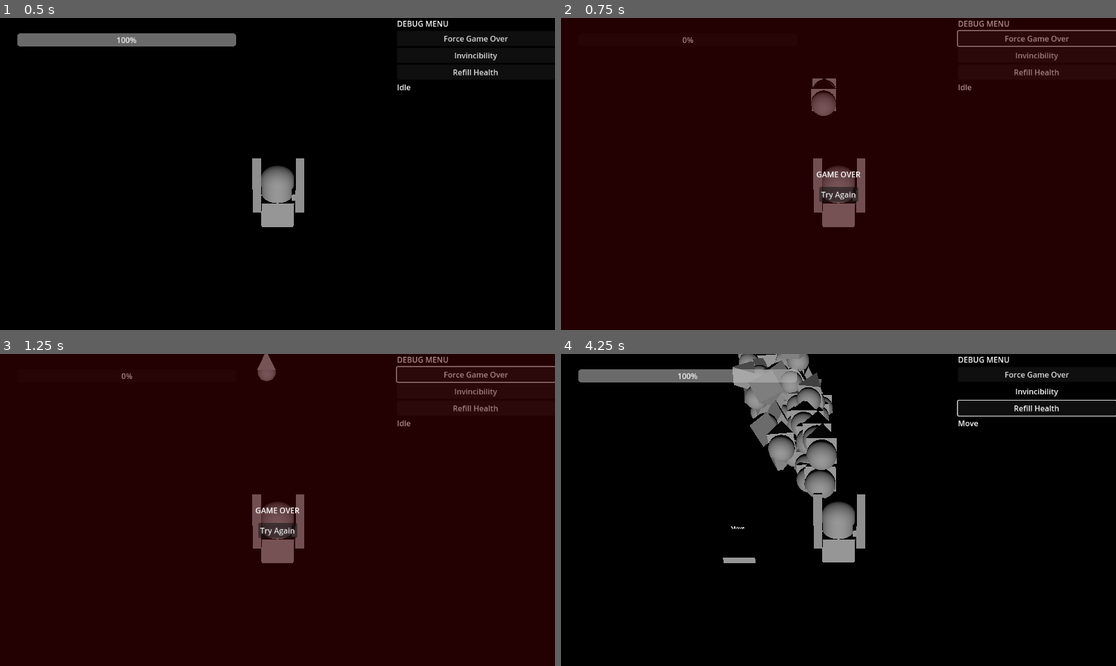
Above: before the commit, frames 1-4 (two rows, left to right).
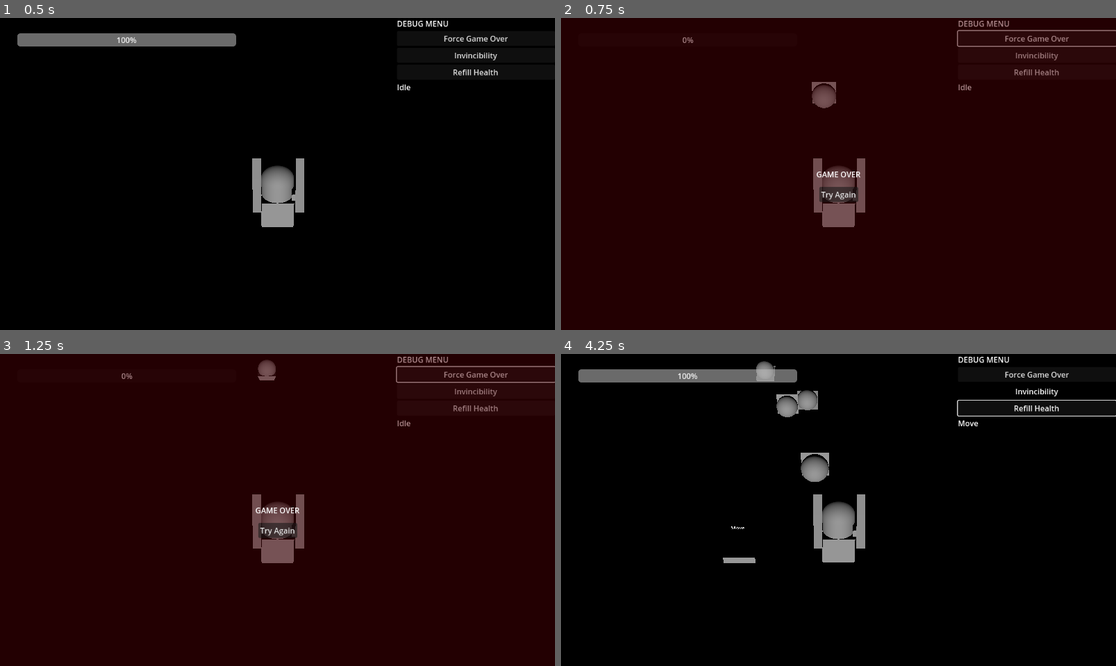
Above: after the commit, the same moments.

Repository: Boyquotes/Mech-Farmer
Game: Godot game, scene res://levels/debug.tscn
Two runs of this game, one before a commit and one after it. Both use one fixed random seed, a clock stepped at 60 frames per second and the inputs below.
Inputs (mouse positions are in pixels of both pictures, inside the frame that each line leads up to):
- Up to frame 1 (0.5 s): no input
- Up to frame 2 (0.75 s): click "Force Game Over" at 0.5 s
- Up to frame 3 (1.25 s): no input
- Up to frame 4 (4.25 s): click "Try Again" at 1.25 s; click "Invincibility" at 2 s; click "Refill Health" at 2.75 s; move the mouse to (960, 494) at 3.52 s; press the mouse at (960, 494) at 3.53 s; hold D (move_right) from 3.53 s (still down); right-click (960, 494) at 3.8 s

Frame 1 is identical in both runs. In frame 2, 0.3% of the frame differs, in the area x 45-50%, y 19-32%; in frame 3, less than 0.1%; in frame 4, 4.5%, in the area x 30-50%, y 0-47%.

Commit message:
updated deadzones, and added fire rate

Diff:
--- a/prefabs/characters/player.tscn
+++ b/prefabs/characters/player.tscn
@@ -71,7 +71,9 @@
 [node name="Idle" type="Node" parent="States"]
 script = ExtResource("2_7yaib")
 projectile_scene = ExtResource("3_1sbsc")
+projectile_speed = null
 
 [node name="Move" type="Node" parent="States"]
 script = ExtResource("3_oi43o")
 projectile_scene = ExtResource("3_1sbsc")
+projectile_speed = null
--- a/prefabs/characters/primary_weapons/debug_cannon.tscn
+++ b/prefabs/characters/primary_weapons/debug_cannon.tscn
@@ -15,3 +15,8 @@
 
 [node name="BulletSpawn" type="Node3D" parent="."]
 transform = Transform3D(1, 1.83036e-11, 0, 1.44382e-11, 1, -1.16415e-10, 1.16415e-10, 1.16415e-10, 1, -0.000822842, 0.000952959, -0.857732)
+
+[node name="FireRateTimer" type="Timer" parent="."]
+wait_time = 0.3
+
+[connection signal="timeout" from="FireRateTimer" to="." method="_on_timer_timeout"]
--- a/project.godot
+++ b/project.godot
@@ -18,37 +18,37 @@
 [input]
 
 move_forward={
-"deadzone": 0.5,
+"deadzone": 0.1,
 "events": [Object(InputEventKey,"resource_local_to_scene":false,"resource_name":"","device":0,"window_id":0,"alt_pressed":false,"shift_pressed":false,"ctrl_pressed":false,"meta_pressed":false,"pressed":false,"keycode":0,"physical_keycode":87,"key_label":0,"unicode":0,"echo":false,"script":null)
 , Object(InputEventJoypadMotion,"resource_local_to_scene":false,"resource_name":"","device":-1,"axis":1,"axis_value":-1.0,"script":null)
 ]
 }
 move_backward={
-"deadzone": 0.5,
+"deadzone": 0.1,
 "events": [Object(InputEventKey,"resource_local_to_scene":false,"resource_name":"","device":-1,"window_id":0,"alt_pressed":false,"shift_pressed":false,"ctrl_pressed":false,"meta_pressed":false,"pressed":false,"keycode":0,"physical_keycode":83,"key_label":0,"unicode":115,"echo":false,"script":null)
 , Object(InputEventJoypadMotion,"resource_local_to_scene":false,"resource_name":"","device":-1,"axis":1,"axis_value":1.0,"script":null)
 ]
 }
 move_left={
-"deadzone": 0.5,
+"deadzone": 0.1,
 "events": [Object(InputEventKey,"resource_local_to_scene":false,"resource_name":"","device":-1,"window_id":0,"alt_pressed":false,"shift_pressed":false,"ctrl_pressed":false,"meta_pressed":false,"pressed":false,"keycode":0,"physical_keycode":65,"key_label":0,"unicode":97,"echo":false,"script":null)
 , Object(InputEventJoypadMotion,"resource_local_to_scene":false,"resource_name":"","device":-1,"axis":0,"axis_value":-1.0,"script":null)
 ]
 }
 move_right={
-"deadzone": 0.5,
+"deadzone": 0.1,
 "events": [Object(InputEventKey,"resource_local_to_scene":false,"resource_name":"","device":-1,"window_id":0,"alt_pressed":false,"shift_pressed":false,"ctrl_pressed":false,"meta_pressed":false,"pressed":false,"keycode":0,"physical_keycode":68,"key_label":0,"unicode":100,"echo":false,"script":null)
 , Object(InputEventJoypadMotion,"resource_local_to_scene":false,"resource_name":"","device":-1,"axis":0,"axis_value":1.0,"script":null)
 ]
 }
 fire_1={
-"deadzone": 0.5,
+"deadzone": 0.1,
 "events": [Object(InputEventMouseButton,"resource_local_to_scene":false,"resource_name":"","device":-1,"window_id":0,"a …(241 unchanged characters)…
 , Object(InputEventJoypadMotion,"resource_local_to_scene":false,"resource_name":"","device":-1,"axis":5,"axis_value":1.0,"script":null)
 ]
 }
 fire_2={
-"deadzone": 0.5,
+"deadzone": 0.1,
 "events": [Object(InputEventMouseButton,"resource_local_to_scene":false,"resource_name":"","device":-1,"window_id":0,"a …(240 unchanged characters)…
 , Object(InputEventJoypadMotion,"resource_local_to_scene":false,"resource_name":"","device":-1,"axis":4,"axis_value":1.0,"script":null)
 ]
@@ -59,34 +59,34 @@
 ]
 }
 move_up={
-"deadzone": 0.5,
+"deadzone": 0.1,
 "events": [Object(InputEventKey,"resource_local_to_scene":false,"resource_name":"","device":0,"window_id":0,"alt_pressed":false,"shift_pressed":false,"ctrl_pressed":false,"meta_pressed":false,"pressed":false,"keycode":0,"physical_keycode":87,"key_label":0,"unicode":0,"echo":false,"script":null)
 , Object(InputEventJoypadMotion,"resource_local_to_scene":false,"resource_name":"","device":-1,"axis":1,"axis_value":-1.0,"script":null)
 ]
 }
 move_down={
-"deadzone": 0.5,
+"deadzone": 0.1,
 "events": [Object(InputEventKey,"resource_local_to_scene":false,"resource_name":"","device":-1,"window_id":0,"alt_pressed":false,"shift_pressed":false,"ctrl_pressed":false,"meta_pressed":false,"pressed":false,"keycode":0,"physical_keycode":83,"key_label":0,"unicode":115,"echo":false,"script":null)
 , Object(InputEventJoypadMotion,"resource_local_to_scene":false,"resource_name":"","device":-1,"axis":1,"axis_value":1.0,"script":null)
 ]
 }
 look_up={
-"deadzone": 0.5,
+"deadzone": 0.1,
 "events": [Object(InputEventJoypadMotion,"resource_local_to_scene":false,"resource_name":"","device":-1,"axis":3,"axis_value":-1.0,"script":null)
 ]
 }
 look_down={
-"deadzone": 0.5,
+"deadzone": 0.1,
 "events": [Object(InputEventJoypadMotion,"resource_local_to_scene":false,"resource_name":"","device":-1,"axis":3,"axis_value":1.0,"script":null)
 ]
 }
 look_left={
-"deadzone": 0.5,
+"deadzone": 0.1,
 "events": [Object(InputEventJoypadMotion,"resource_local_to_scene":false,"resource_name":"","device":-1,"axis":2,"axis_value":-1.0,"script":null)
 ]
 }
 look_right={
-"deadzone": 0.5,
+"deadzone": 0.1,
 "events": [Object(InputEventJoypadMotion,"resource_local_to_scene":false,"resource_name":"","device":-1,"axis":2,"axis_value":1.0,"script":null)
 ]
 }
--- a/scripts/weapons/debug_cannon.gd
+++ b/scripts/weapons/debug_cannon.gd
@@ -1,18 +1,27 @@
 extends MeshInstance3D
 
 @export var projectile_scene: PackedScene
-@export var projectile_speed = 20
+@export var projectile_speed: int = 20
 
 @onready var bullet_spawn = $BulletSpawn
+@onready var fire_rate_timer: Timer = $FireRateTimer
 
-func  fire():
+var can_fire = true
 
-	var projectile = projectile_scene.instantiate()  # Create an instance of the projectile scene
-	bullet_spawn.add_child(projectile)  # Add the projectile to the parent node
+func fire():
+	if can_fire:
+		var projectile = projectile_scene.instantiate()  # Create an instance of the projectile scene
+		bullet_spawn.add_child(projectile)  # Add the projectile to the parent node
 
-	projectile.transform = bullet_spawn.transform  # Set the starting position of the projectile
+		projectile.transform = bullet_spawn.transform  # Set the starting position of the projectile
 
-	var direction = -bullet_spawn.global_transform.basis.z.normalized()  # Get the direction the projectile should travel
+		var direction = -bullet_spawn.global_transform.basis.z.normalized()  # Get the direction the projectile should travel
 
-	projectile.linear_velocity = direction * projectile_speed  # Set the velocity of the projectile
-	projectile.top_level = true
+		projectile.linear_velocity = direction * projectile_speed  # Set the velocity of the projectile
+		projectile.top_level = true
+
+		can_fire = false
+		fire_rate_timer.start()
+
+func _on_timer_timeout():
+	can_fire = true
